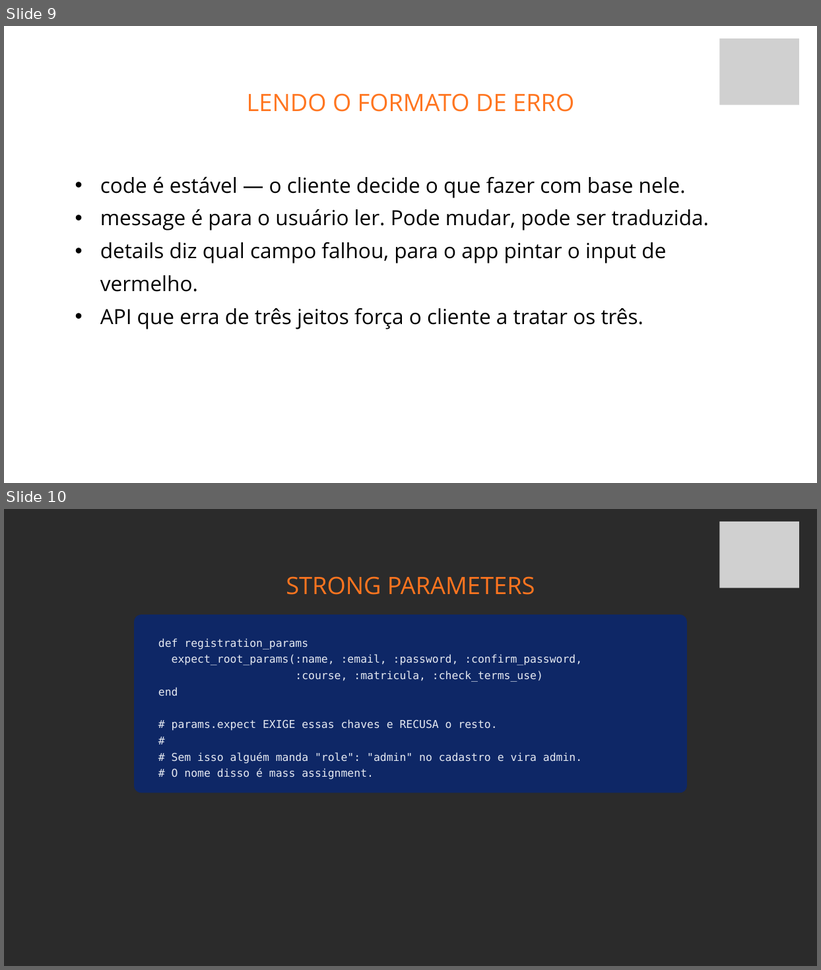
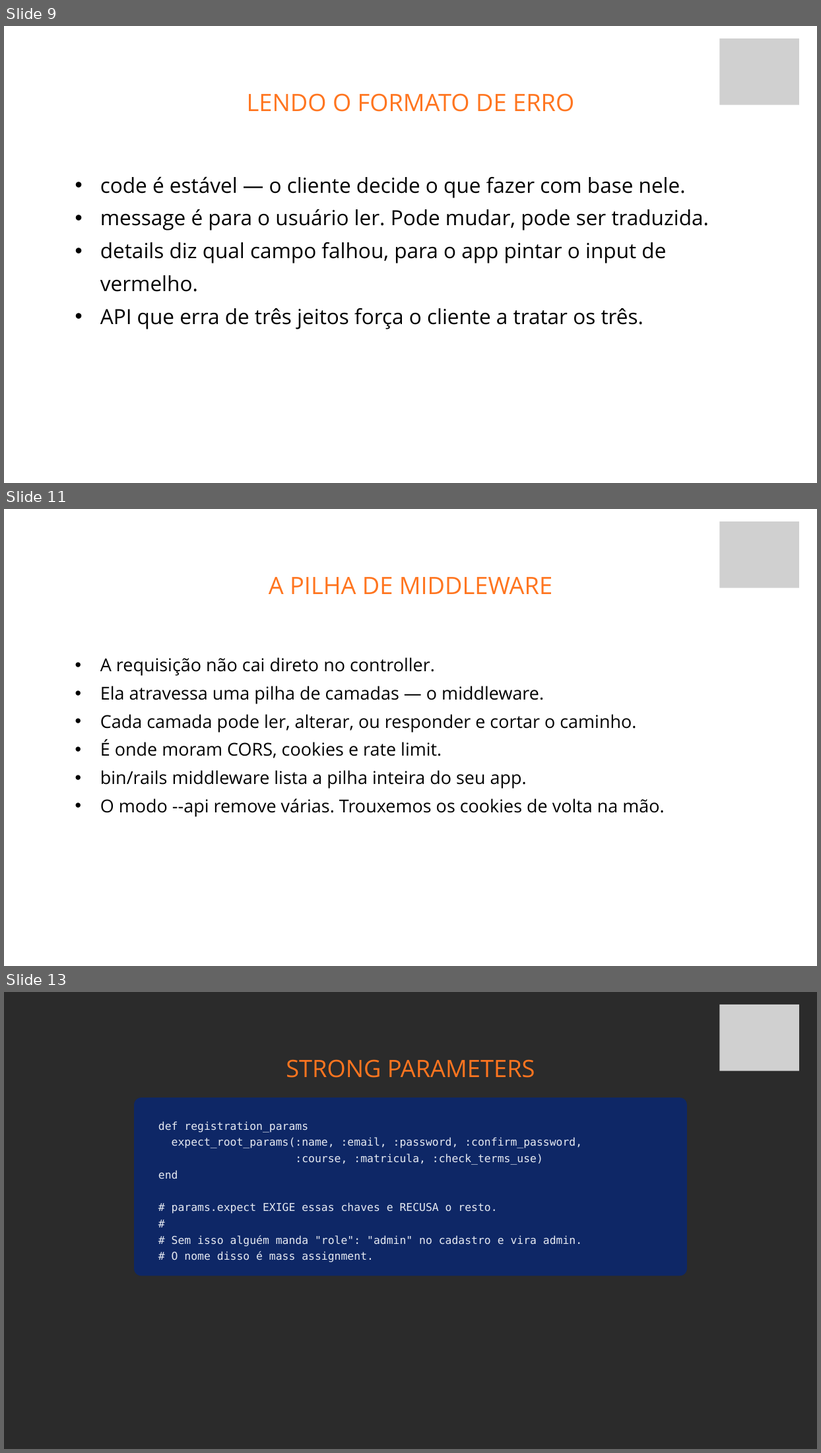
Before and after one commit to fabriciosiqueira08/capacitacao-gabarito, a slide deck: slides/build/aula-03-autenticacao.pptx. Shown one above the other, each under a label of ours: slides 9 and 10 before the commit, slides 9, 11 and 13 after it; the slides between them are not shown. The pictures are 821x970 and 821x1453 pixels, drawn with LibreOffice and Linux fonts; fonts in the diff are those of the drawing; grey boxes stand for pictures; background and template pictures are left out; a plain dark background stands for a picture behind light text. Boxes give left, top, right and bottom in pixels: in the first picture for what was removed or moved away, otherwise in the second. Text is boxed around its words. In the diff, an @@ line names an element or a change of style, - is before the commit and + after.

```diff
--- a/slides/build/aula-03-autenticacao.pptx
+++ b/slides/build/aula-03-autenticacao.pptx
@@ slide 11 added at (4, 509, 817, 966), background picture (left out) @@
@@ picture added at (719, 522, 799, 588) @@
@@ text added at (269, 577, 552, 594), 42.4 pt, text #FF751F @@
+A PILHA DE MIDDLEWARE
@@ text added at (100, 657, 665, 817), 31.6 pt, text #000000 @@
+  • A requisição não cai direto no controller.
+  • Ela atravessa uma pilha de camadas — o middleware.
+  • Cada camada pode ler, alterar, ou responder e cortar o caminho.
+  • É onde moram CORS, cookies e rate limit.
+  • bin/rails middleware lista a pilha inteira do seu app.
+  • O modo --api remove várias. Trouxemos os cookies de volta na mão.
@@ what was slide 10 is now slide 13 @@
```
Also in this commit, not shown: 6 other slides added, 25 other files.
